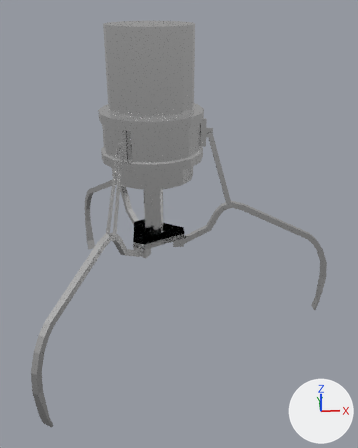
What one commit did to the Blender file public/blender/claw.blend.
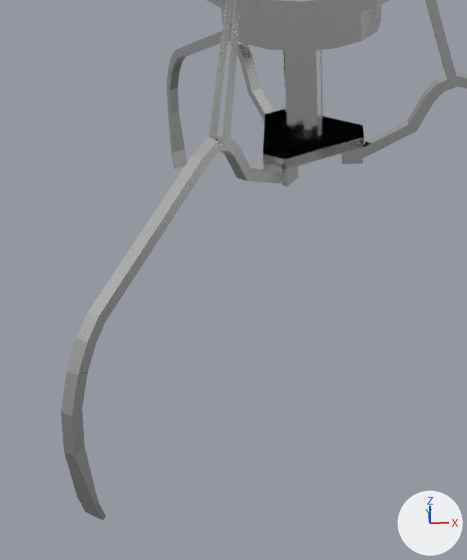
The first picture shows the older version from a camera (50 mm lens) standing at (0.03, -8.57, 4.24) and looking at (0.46, -0.26, 0.27). The close-ups show both versions on the part from 0% to 66% of the width and 37% to 100% of the height of that picture; other places that the commit changed are outside them. Every picture has the same lights, and +X, +Y and +Z are marked at lower right.

Objects in the first close-up: 'bottom', 'clawA', 'clawB', 'clawC', 'linkA', 'linkC', 'socket', 'thickRod', 'thinRod'.
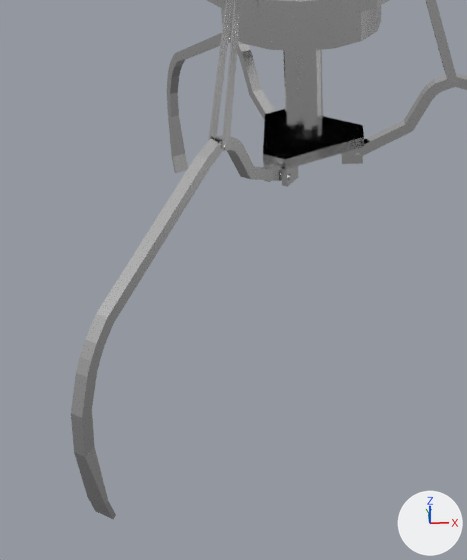
Location of each change, [x1, y1, x2, y2] in pixels of the close-ups (467 x 560 px):
'clawC', moved, turned
    before: [61, 136, 282, 520]
    after: [71, 135, 282, 519]
'clawB', moved, turned
    before: [167, 31, 274, 169]
    after: [167, 33, 275, 173]
'clawA', moved
    before: [363, 72, 467, 158]
    after: [363, 73, 467, 156]

The change, as a list of edits to the scene's bpy script:
```text
Change ob_clawa:
    ob_clawa.location: (0.51, 0.0, -0.24) -> (0.47, 0.0, -0.23)
Change ob_clawb:
    ob_clawb.location: (-0.25, 0.45, -0.24) -> (-0.24, 0.41, -0.23)
    ob_clawb.rotation_euler: (0.0, -2.048, 2.087) -> (0.0, -2.034, 2.094)  # degrees (0, -117, 120)
Change ob_clawc:
    ob_clawc.location: (-0.26, -0.44, -0.24) -> (-0.24, -0.41, -0.23)
    ob_clawc.rotation_euler: (0.0, -2.048, 4.175) -> (0.0, -2.034, 4.189)  # degrees (0, -117, 239) -> degrees (0, -117, 240)
```
